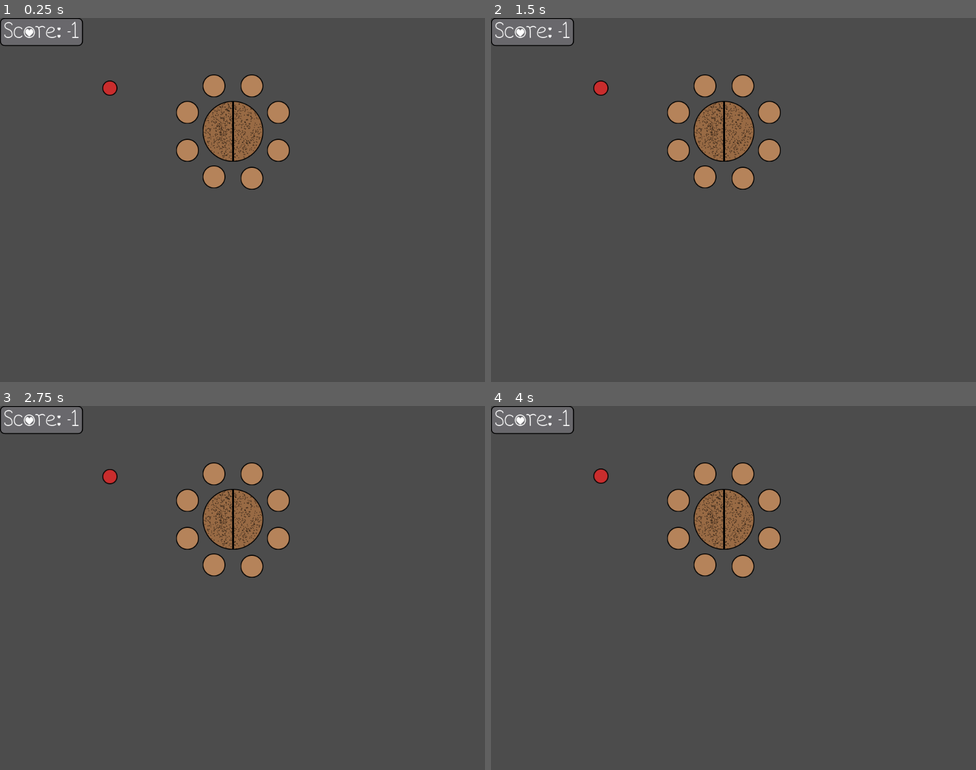
Above: before the commit, frames 1-4 (two rows, left to right).
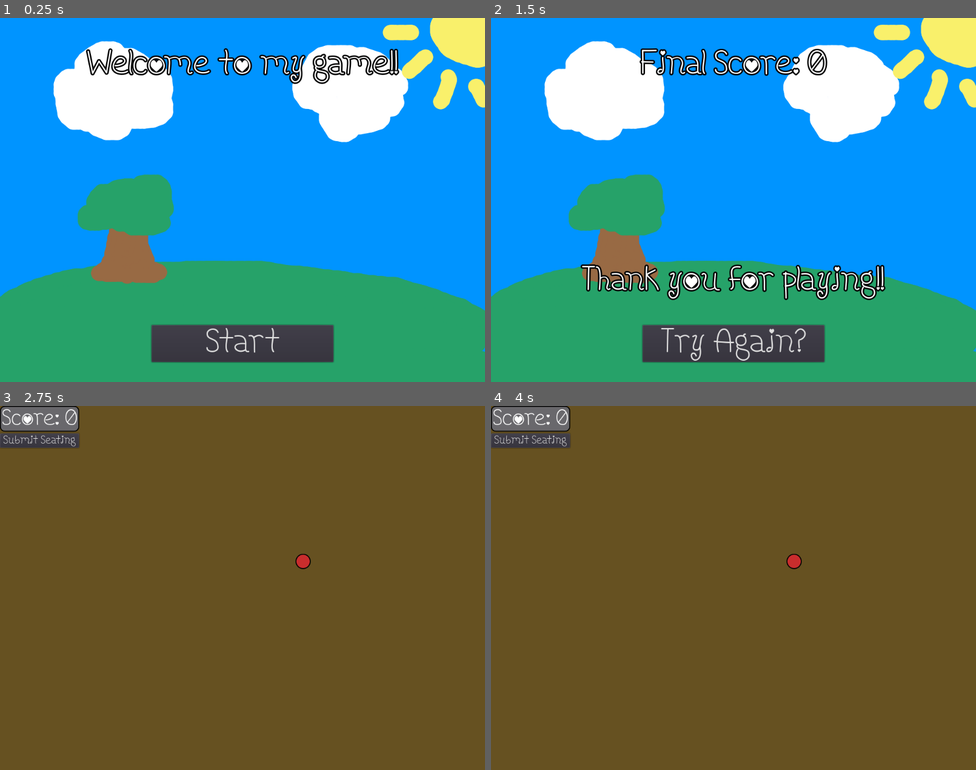
Above: after the commit, the same moments.

Repository: KoryB/ld54-limited-space
Game: Godot game, scene res://level/Start.tscn
The game is run twice, just before and just after one commit, with the same random seed, the same clock (stepped at 60 frames per second) and the same inputs. Before the commit the project starts from res://level/TestLevel.tscn.
Inputs (mouse positions are in pixels of both pictures, inside the frame that each line leads up to):
- Up to frame 1 (0.25 s): no input
- Up to frame 2 (1.5 s): click (733, 341) at 0.5 s, where only the run after the commit has a clickable "Start"; click (529, 54) at 1.25 s, where only the run after the commit has a clickable "Submit Seating"
- Up to frame 3 (2.75 s): click (242, 729) at 2 s, where only the run after the commit has a clickable "Try Again?"
- Up to frame 4 (4 s): click (529, 442) at 2.75 s, where only the run after the commit has a clickable "Submit Seating"; click (733, 729) at 3.5 s, where only the run after the commit has a clickable "Try Again?"

The runs differ from the first frame. In frame 1, 96% of the frame differs, in the area x 0-100%, y 0-100%; in frame 2, 96%; in frame 3, 98%; in frame 4, 98%.

Commit message:
Finished basic stuff, just need levels

Diff:
--- /dev/null
+++ b/level/End.tscn
@@ -0,0 +1,67 @@
+[gd_scene load_steps=8 format=2]
+
+[ext_resource path="res://level/end_score.gd" type="Script" id=1]
+[ext_resource path="res://scene/guest/gui/data/font_data.tres" type="DynamicFontData" id=2]
+[ext_resource path="res://level/end_background.png" type="Texture" id=3]
+[ext_resource path="res://level/end_button.gd" type="Script" id=4]
+
+[sub_resource type="DynamicFont" id=1]
+size = 72
+outline_size = 3
+outline_color = Color( 0, 0, 0, 1 )
+use_filter = true
+font_data = ExtResource( 2 )
+
+[sub_resource type="DynamicFont" id=2]
+size = 72
+outline_size = 3
+outline_color = Color( 0, 0, 0, 1 )
+use_filter = true
+font_data = ExtResource( 2 )
+
+[sub_resource type="DynamicFont" id=3]
+size = 72
+font_data = ExtResource( 2 )
+
+[node name="Control" type="Control"]
+anchor_right = 1.0
+anchor_bottom = 1.0
+
+[node name="TextureRect" type="TextureRect" parent="."]
+margin_right = 1024.0
+margin_bottom = 768.0
+texture = ExtResource( 3 )
+
+[node name="Score" type="Label" parent="."]
+anchor_right = 1.0
+margin_top = 64.0
+margin_bottom = 72.0
+custom_fonts/font = SubResource( 1 )
+text = "Final Score: 200"
+align = 1
+valign = 1
+script = ExtResource( 1 )
+
+[node name="Label" type="Label" parent="Score"]
+anchor_top = 1.0
+anchor_right = 1.0
+anchor_bottom = 1.0
+margin_top = 384.0
+custom_fonts/font = SubResource( 2 )
+text = "Thank you for playing!!"
+align = 1
+valign = 1
+
+[node name="Button" type="Button" parent="Score/Label"]
+anchor_left = 0.5
+anchor_top = 1.0
+anchor_right = 0.5
+anchor_bottom = 1.0
+margin_left = -192.0
+margin_top = 56.0
+margin_right = 192.0
+margin_bottom = 134.0
+custom_fonts/font = SubResource( 3 )
+text = "Try Again?"
+icon_align = 1
+script = ExtResource( 4 )
--- /dev/null
+++ b/level/Start.tscn
@@ -0,0 +1,48 @@
+[gd_scene load_steps=6 format=2]
+
+[ext_resource path="res://scene/guest/gui/data/font_data.tres" type="DynamicFontData" id=2]
+[ext_resource path="res://level/end_background.png" type="Texture" id=3]
+[ext_resource path="res://level/start_button.gd" type="Script" id=4]
+
+[sub_resource type="DynamicFont" id=1]
+size = 72
+outline_size = 3
+outline_color = Color( 0, 0, 0, 1 )
+use_filter = true
+font_data = ExtResource( 2 )
+
+[sub_resource type="DynamicFont" id=3]
+size = 72
+font_data = ExtResource( 2 )
+
+[node name="Control" type="Control"]
+anchor_right = 1.0
+anchor_bottom = 1.0
+
+[node name="TextureRect" type="TextureRect" parent="."]
+margin_right = 1024.0
+margin_bottom = 768.0
+texture = ExtResource( 3 )
+
+[node name="Score" type="Label" parent="."]
+anchor_right = 1.0
+margin_top = 64.0
+margin_bottom = 72.0
+custom_fonts/font = SubResource( 1 )
+text = "Welcome to my game!!"
+align = 1
+valign = 1
+
+[node name="Button" type="Button" parent="Score"]
+anchor_left = 0.5
+anchor_top = 1.0
+anchor_right = 0.5
+anchor_bottom = 1.0
+margin_left = -192.0
+margin_top = 512.0
+margin_right = 192.0
+margin_bottom = 590.0
+custom_fonts/font = SubResource( 3 )
+text = "Start"
+icon_align = 1
+script = ExtResource( 4 )
--- a/level/TestLevel.tscn
+++ b/level/Template.tscn
@@ -1,7 +1,7 @@
 [gd_scene load_steps=9 format=2]
 
-[ext_resource path="res://scene/table/table_with_seats.tscn" type="PackedScene" id=1]
-[ext_resource path="res://scene/guest/guest.tscn" type="PackedScene" id=2]
+[ext_resource path="res://scene/guest/gui/data/preference_font.tres" type="DynamicFont" id=1]
+[ext_resource path="res://level/submit_button.gd" type="Script" id=2]
 [ext_resource path="res://scene/manager/guest_manager.tscn" type="PackedScene" id=3]
 [ext_resource path="res://level/score.gd" type="Script" id=4]
 [ext_resource path="res://scene/tools/camera/GameCamera.tscn" type="PackedScene" id=5]
@@ -12,7 +12,7 @@
 size = 48
 font_data = ExtResource( 6 )
 
-[node name="TestLevel" type="Node2D"]
+[node name="Level" type="Node2D"]
 
 [node name="GuestManager" parent="." instance=ExtResource( 3 )]
 tables_path = NodePath("../Tables")
@@ -21,27 +21,31 @@
 [node name="Tables" type="Node2D" parent="."]
 unique_name_in_owner = true
 
-[node name="TableWithSeats" parent="Tables" instance=ExtResource( 1 )]
-position = Vector2( 492, 239 )
-
 [node name="Guests" type="Node2D" parent="."]
 unique_name_in_owner = true
 
-[node name="Guest" parent="Guests" instance=ExtResource( 2 )]
-position = Vector2( 232, 148 )
-
 [node name="GameCamera" parent="." instance=ExtResource( 5 )]
 
-[node name="Score" type="Label" parent="GameCamera"]
+[node name="VBoxContainer" type="VBoxContainer" parent="GameCamera"]
 margin_left = -512.0
 margin_top = -384.0
-margin_right = -337.0
-margin_bottom = -325.0
+margin_right = -347.0
+margin_bottom = -295.0
+
+[node name="Score" type="Label" parent="GameCamera/VBoxContainer"]
+unique_name_in_owner = true
+margin_right = 165.0
+margin_bottom = 54.0
 custom_fonts/font = SubResource( 1 )
 custom_styles/normal = ExtResource( 7 )
 align = 1
 valign = 1
 script = ExtResource( 4 )
-__meta__ = {
-"_edit_use_anchors_": true
-}
+
+[node name="Submit" type="Button" parent="GameCamera/VBoxContainer"]
+margin_top = 58.0
+margin_right = 165.0
+margin_bottom = 88.0
+custom_fonts/font = ExtResource( 1 )
+text = "Submit Seating"
+script = ExtResource( 2 )
--- /dev/null
+++ b/level/end_button.gd
@@ -0,0 +1,16 @@
+extends Button
+
+
+# Declare member variables here. Examples:
+# var a = 2
+# var b = "text"
+
+
+# Called when the node enters the scene tree for the first time.
+func _ready():
+	self.connect("pressed", self, "_pressed")
+
+
+func _pressed():
+	GameManager.total_score = 0
+	get_tree().change_scene("res://level/levels/0.tscn")
--- /dev/null
+++ b/level/end_score.gd
@@ -0,0 +1,4 @@
+extends Label
+
+func _ready():
+	self.text = "Final Score: " + str(GameManager.total_score)
--- /dev/null
+++ b/level/levels/0.tscn
@@ -0,0 +1,12 @@
+[gd_scene load_steps=3 format=2]
+
+[ext_resource path="res://scene/guest/guest.tscn" type="PackedScene" id=1]
+[ext_resource path="res://level/Template.tscn" type="PackedScene" id=2]
+
+[node name="Level" instance=ExtResource( 2 )]
+
+[node name="Guest" parent="Guests" index="0" instance=ExtResource( 1 )]
+position = Vector2( 640, 328 )
+
+[node name="Submit" parent="GameCamera/VBoxContainer" index="1"]
+next_level = "res://level/End.tscn"
--- a/level/score.gd
+++ b/level/score.gd
@@ -4,6 +4,8 @@
 # Declare member variables here. Examples:
 # var a = 2
 # var b = "text"
+
+var score = 0.0
 
 
 # Called when the node enters the scene tree for the first time.
@@ -13,7 +15,7 @@
 
 # Called every frame. 'delta' is the elapsed time since the previous frame.
 func _process(delta):
-	var score := 0.0
+	score = 0.0
 
 	for table in get_node("%Tables").get_children():
 		score += table.calculate_score()
--- /dev/null
+++ b/level/start_button.gd
@@ -0,0 +1,15 @@
+extends Button
+
+
+# Declare member variables here. Examples:
+# var a = 2
+# var b = "text"
+
+
+# Called when the node enters the scene tree for the first time.
+func _ready():
+	self.connect("pressed", self, "_pressed")
+
+
+func _pressed():
+	get_tree().change_scene("res://level/levels/0.tscn")
--- /dev/null
+++ b/level/submit_button.gd
@@ -0,0 +1,13 @@
+extends Button
+
+
+export(String, FILE, "*.tscn") var next_level
+
+
+# Called when the node enters the scene tree for the first time.
+func _ready():
+	self.connect("pressed", self, "_pressed")
+
+
+func _pressed():
+	GameManager.goto_level(next_level, get_node("%Score").score)
--- a/project.godot
+++ b/project.godot
@@ -75,8 +75,13 @@
 [application]
 
 config/name="LD54 - Limited Space"
-run/main_scene="res://level/TestLevel.tscn"
+run/main_scene="res://level/Start.tscn"
 config/icon="res://icon.png"
+
+[autoload]
+
+GameManager="*res://scene/manager/game_manager.gd"
+BackgroundMusic="*res://scene/manager/background_music.tscn"
 
 [display]
 
@@ -114,4 +119,5 @@
 quality/driver/driver_name="GLES2"
 vram_compression/import_etc=true
 vram_compression/import_etc2=false
+environment/default_clear_color=Color( 0.4, 0.317647, 0.129412, 1 )
 environment/default_environment="res://default_env.tres"
--- a/scene/guest/guest.tscn
+++ b/scene/guest/guest.tscn
@@ -55,6 +55,7 @@
 shape = SubResource( 2 )
 
 [node name="PreferenceGui" parent="." instance=ExtResource( 5 )]
+visible = false
 modulate = Color( 1, 1, 1, 0.666667 )
 guest_path = NodePath("..")
 preferences_path = NodePath("../Preferences")
--- /dev/null
+++ b/scene/manager/background_music.tscn
@@ -0,0 +1,7 @@
+[gd_scene load_steps=2 format=2]
+
+[ext_resource path="res://scene/manager/LD 54.ogg" type="AudioStream" id=1]
+
+[node name="BackgroundMusic" type="AudioStreamPlayer"]
+stream = ExtResource( 1 )
+autoplay = true
--- /dev/null
+++ b/scene/manager/game_manager.gd
@@ -0,0 +1,10 @@
+# AutoLoad GameManager
+extends Node
+
+
+var total_score := 0.0
+
+
+func goto_level(level, score):
+	total_score += score
+	get_tree().change_scene(level)
Binary file added: level/end_background.png
Not shown, added: level/end_background.png.import
Binary file added: level/floor.png
Not shown, added: level/floor.png.import
Not shown, added: scene/manager/LD 54.ogg.import
Not shown, added: scene/manager/LD 54.ogg
